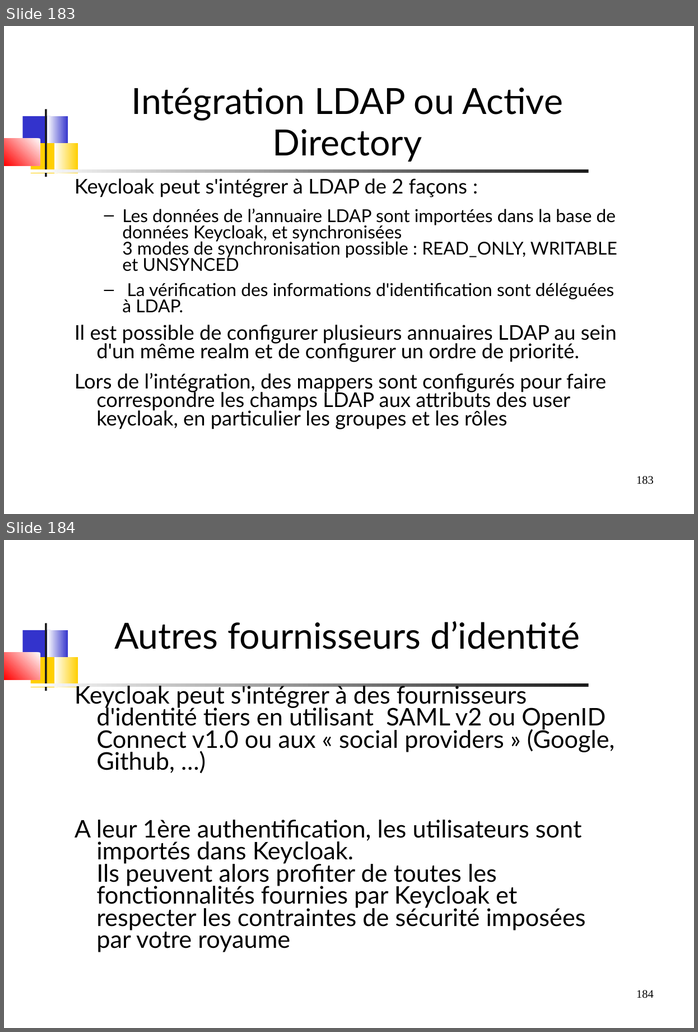
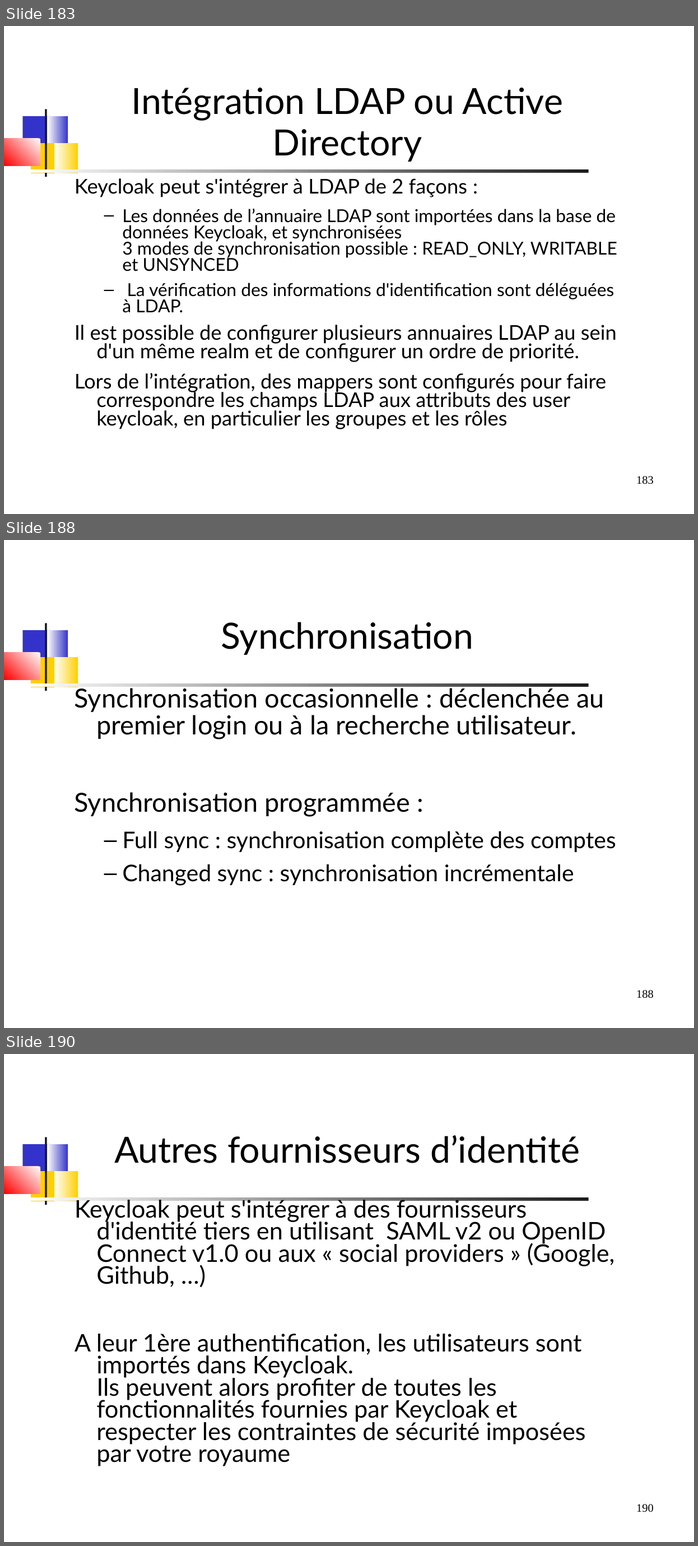
Before and after one commit to dthibau/keycloak, a slide deck: Keycloak.odp. Shown one above the other, each under a label of ours: slides 183 and 184 before the commit, slides 183, 188 and 190 after it; the slides between them are not shown. The pictures are 698x1032 and 698x1546 pixels, drawn with LibreOffice and Linux fonts; fonts in the diff are those of the drawing. Boxes give left, top, right and bottom in pixels: in the first picture for what was removed or moved away, otherwise in the second. Text is boxed around its words. In the diff, an @@ line names an element or a change of style, - is before the commit and + after.

```diff
--- a/Keycloak.odp
+++ b/Keycloak.odp
@@ slide 188 added at (4,540,694,1028), background #FFFFFF; not listed: 8 template elements that a slide beside it also shows @@
@@ title added at (221,622,474,655), 44 pt, text #000000 @@
+Synchronisation
@@ text added at (75,684,616,886), 32 pt, text #000000 @@
+Synchronisation occasionnelle : déclenchée au premier login ou à la recherche utilisateur.
+Synchronisation programmée :
+  – Full sync : synchronisation complète des comptes
+  – Changed sync : synchronisation incrémentale
@@ what was slide 184 is now slide 190 @@
@@ page number at (636,1504,654,1512): text changed @@
-184
+190
```
Also in this commit, not shown: 5 slides changed, 9 other slides added, 16 other files.
